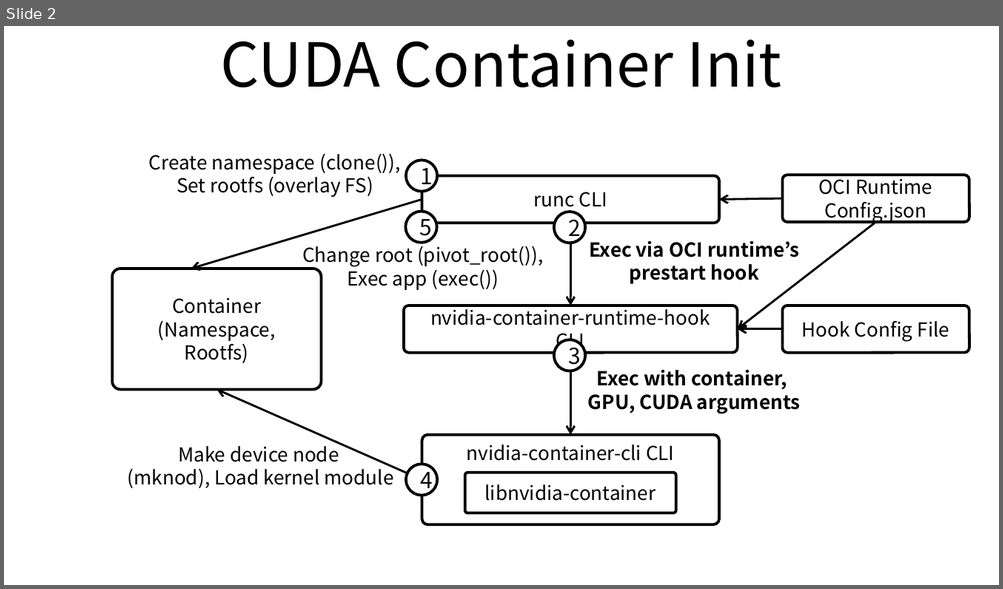
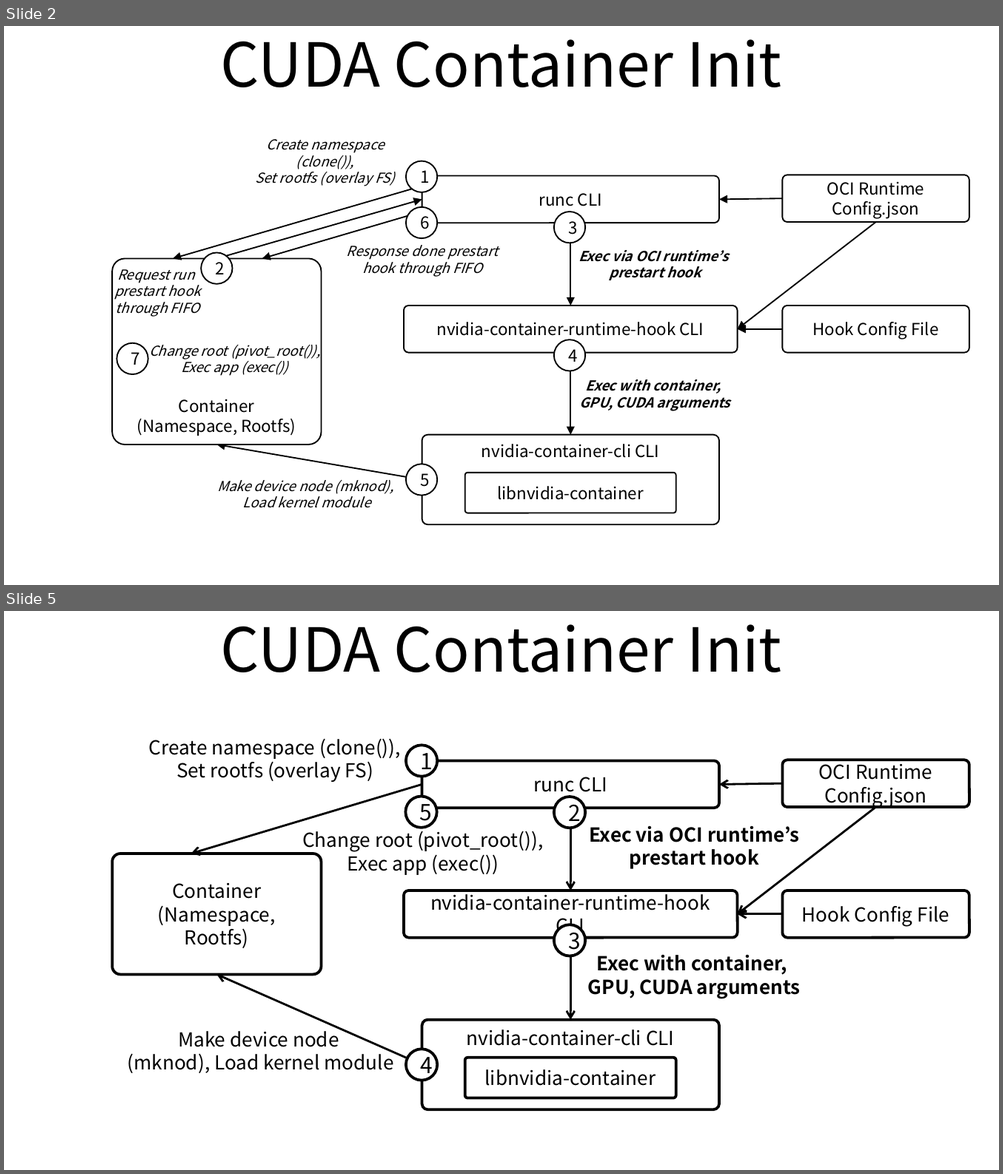
Before and after one commit to ssup2/blog-software, a slide deck: content/docs/theory-analysis/container-nvidia-gpu/images/images.pptx. Shown one above the other, each under a label of ours: slide 2 before the commit, slides 2 and 5 after it; the slides between them are not shown. The pictures are 1003x589 and 1003x1174 pixels, drawn with LibreOffice and Linux fonts; fonts in the diff are those of the drawing. Boxes give left, top, right and bottom in pixels: in the first picture for what was removed or moved away, otherwise in the second. Text is boxed around its words. In the diff, an @@ line names an element or a change of style, - is before the commit and + after.

```diff
--- a/content/docs/theory-analysis/container-nvidia-gpu/images/images.pptx
+++ b/content/docs/theory-analysis/container-nvidia-gpu/images/images.pptx
@@ slide 2 added at [4, 26, 999, 585], background #FFFFFF @@
@@ title added at [221, 39, 782, 87], 44 pt, text #000000 @@
+CUDA Container Init
@@ rounded rectangle added at [226, 138, 425, 184], 10 pt, text #000000, italic @@
+Create namespace (clone()),
+Set rootfs (overlay FS)
@@ ellipse added at [406, 161, 437, 192], fill #FFFFFF, outline #000000 1 pt, 12 pt, text #000000 @@
+1
@@ rounded rectangle added at [421, 176, 719, 223], fill #FFFFFF, outline #000000 1 pt, 12 pt, text #000000 @@
+runc CLI
@@ rounded rectangle added at [782, 175, 969, 222], fill #FFFFFF, outline #000000 1 pt, 12 pt, text #000000 @@
+OCI Runtime
+Config.json
@@ arrow added from (421, 186) to (173, 258), #000000 1 pt @@
@@ arrow added from (217, 258) to (421, 199), #000000 1 pt @@
@@ arrow added from (782, 199) to (719, 199), #000000 1 pt @@
@@ arrow added from (421, 212) to (262, 258), #000000 1 pt @@
@@ ellipse added at [406, 207, 437, 238], fill #FFFFFF, outline #000000 1 pt, 12 pt, text #000000 @@
+6
@@ ellipse added at [554, 212, 585, 243], fill #FFFFFF, outline #000000 1 pt, 12 pt, text #000000 @@
+3
@@ arrow added from (570, 223) to (570, 306), #000000 1 pt @@
@@ arrow added from (875, 222) to (737, 329), #000000 1 pt @@
@@ text added at [346, 245, 498, 277], 10 pt, text #000000, italic @@
+Response done prestart hook through FIFO
@@ rounded rectangle added at [112, 258, 321, 445], fill #FFFFFF, outline #000000 1 pt, 12 pt, text #000000 @@
+Container
+(Namespace, Rootfs)
@@ text added at [114, 269, 201, 317], 10 pt, text #000000, italic @@
+Request run
+prestart hook through FIFO
@@ ellipse added at [201, 252, 232, 284], fill #FFFFFF, outline #000000 1 pt, 12 pt, text #000000 @@
+2
@@ text added at [578, 250, 728, 281], 10 pt, text #000000, bold, italic @@
+Exec via OCI runtime’s
+prestart hook
@@ rounded rectangle added at [404, 306, 737, 352], fill #FFFFFF, outline #000000 1 pt, 12 pt, text #000000 @@
+nvidia-container-runtime-hook CLI
@@ rounded rectangle added at [782, 306, 969, 352], fill #FFFFFF, outline #000000 1 pt, 12 pt, text #000000 @@
+Hook Config File
@@ arrow added from (782, 329) to (737, 329), #000000 1 pt @@
@@ ellipse added at [116, 343, 148, 374], fill #FFFFFF, outline #000000 1 pt, 12 pt, text #000000 @@
+7
@@ text added at [149, 345, 320, 376], 10 pt, text #000000, italic @@
+Change root (pivot_root()),
+Exec app (exec())
@@ ellipse added at [554, 340, 585, 371], fill #FFFFFF, outline #000000 1 pt, 12 pt, text #000000 @@
+4
@@ arrow added from (570, 353) to (570, 434), #000000 1 pt @@
@@ text added at [579, 380, 730, 412], 10 pt, text #000000, bold, italic @@
+Exec with container,
+GPU, CUDA arguments
@@ arrow added from (421, 480) to (217, 445), #000000 1 pt @@
@@ rounded rectangle added at [421, 434, 719, 524], fill #FFFFFF, outline #000000 1 pt, 12 pt, text #000000 @@
+nvidia-container-cli CLI
@@ ellipse added at [406, 465, 437, 495], fill #FFFFFF, outline #000000 1 pt, 12 pt, text #000000 @@
+5
@@ text added at [217, 480, 393, 508], 10 pt, text #000000, italic @@
+Make device node (mknod),
+Load kernel module
@@ rounded rectangle added at [464, 472, 675, 514], fill #FFFFFF, outline #000000 1 pt, 12 pt, text #000000 @@
+libnvidia-container
@@ what was slide 2 is now slide 5 @@
```
Also in this commit, not shown: 2 slides changed, 4 other files.
